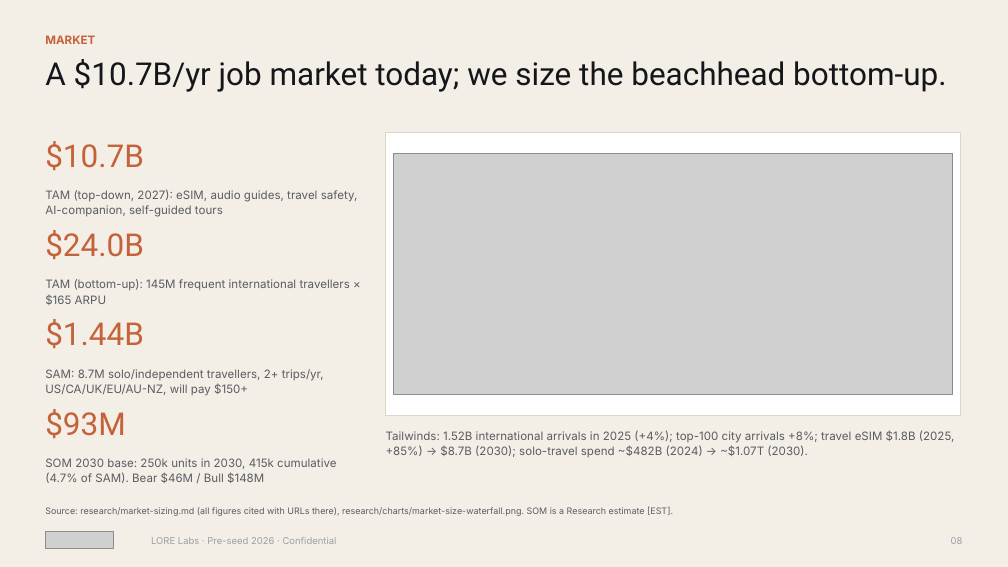
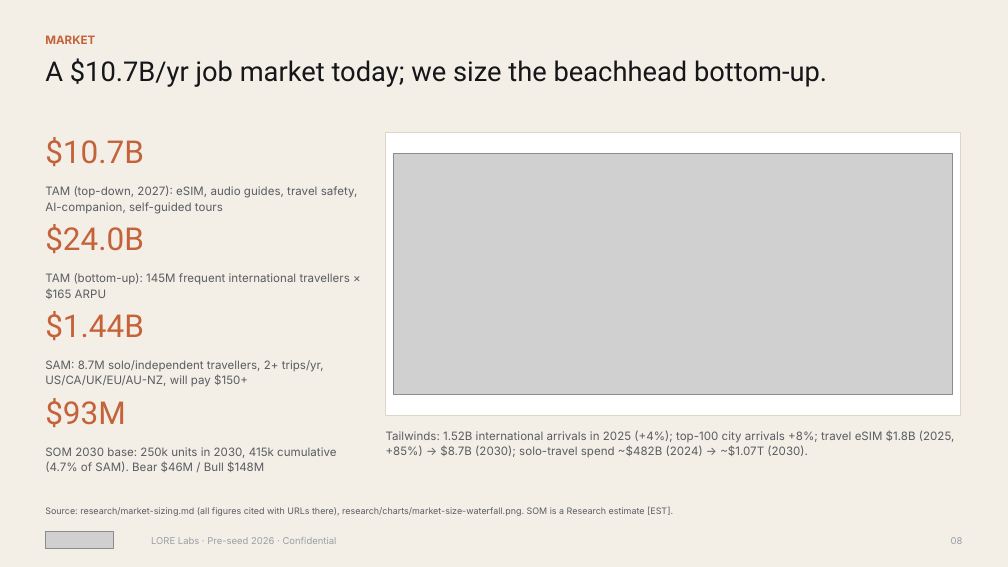
Before and after one commit to nimb-ou/hello-world, a slide deck: slide 8 of investor/LORE_Pitch_Deck.pptx. Drawn at 1008x567 pixels with LibreOffice and Linux fonts; fonts in the diff are those of the drawing; grey boxes stand for pictures. Boxes give left, top, right and bottom in pixels: in the first picture for what was removed or moved away, otherwise in the second. Text is boxed around its words. In the diff, an @@ line names an element or a change of style, - is before the commit and + after.

```diff
--- a/investor/LORE_Pitch_Deck.pptx
+++ b/investor/LORE_Pitch_Deck.pptx
@@ text "A $10.7B/yr job market today; ..." at (45,58,827,87): size 30 to 26 pt @@
@@ 3 texts: place and size @@
-3 texts at (45,141,350,305)
+3 texts at (45,137,350,299)
@@ 4 texts: place and size @@
-4 texts at (45,319,336,483)
+4 texts at (45,311,336,472)
```
Also in this commit, not shown: 15 other slides changed, 58 other files.
